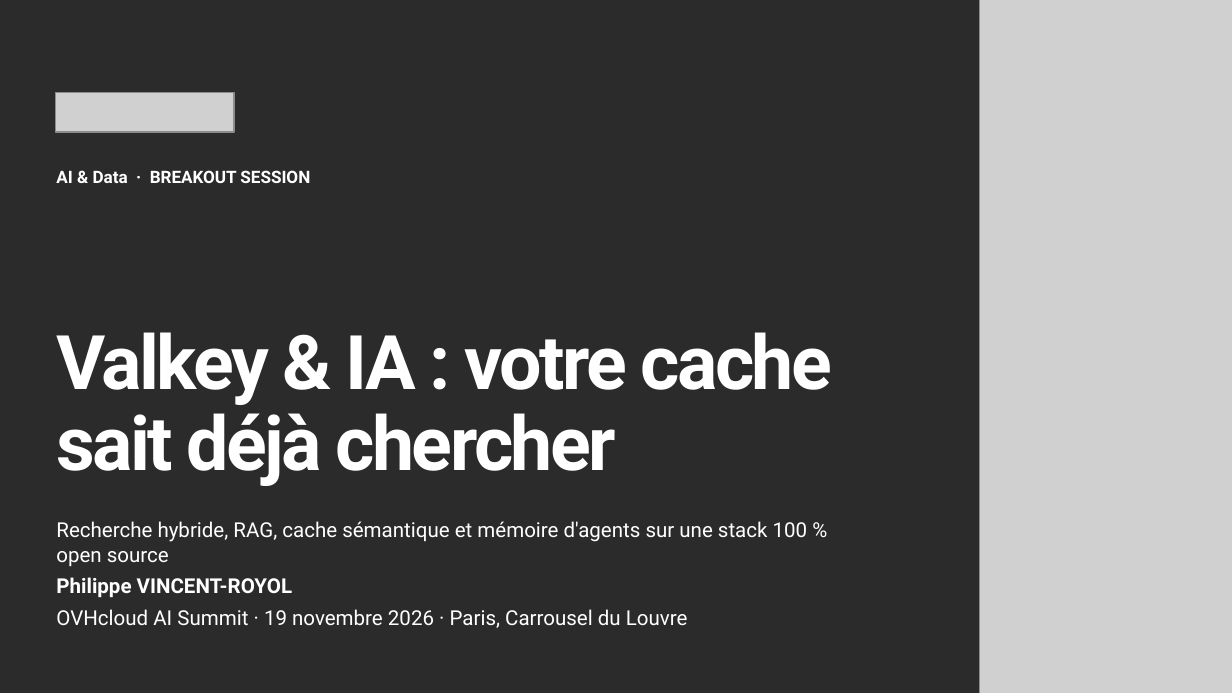
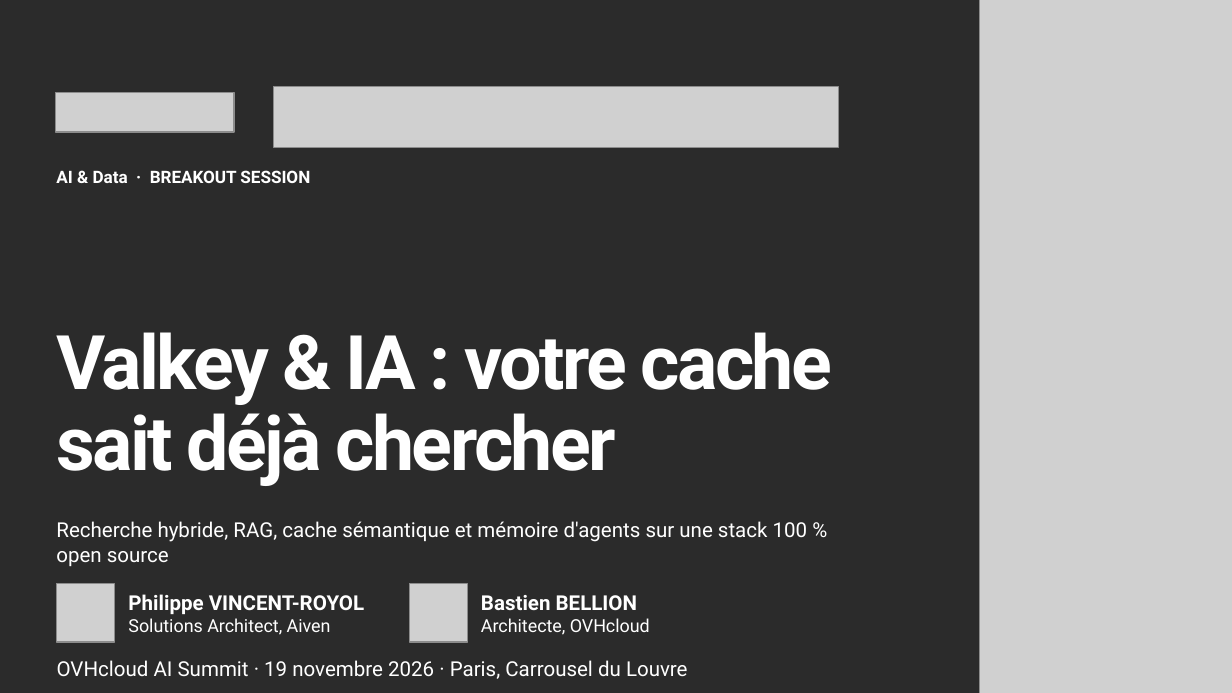
Before and after one commit to pvr-aiven/ovhaisummit2026-valkey-ai, a slide deck: slide 1 of valkey-ai-summit2026.pptx. Drawn at 1232x693 pixels with LibreOffice and Linux fonts; fonts in the diff are those of the drawing; grey boxes stand for pictures; background and template pictures are left out; a plain dark background stands for a picture behind light text. Boxes give left, top, right and bottom in pixels: in the first picture for what was removed or moved away, otherwise in the second. Text is boxed around its words. In the diff, an @@ line names an element or a change of style, - is before the commit and + after.

```diff
--- a/valkey-ai-summit2026.pptx
+++ b/valkey-ai-summit2026.pptx
@@ picture added at (x1=274, y1=86, x2=838, y2=147) @@
@@ text at (x1=56, y1=577, x2=688, y2=628): paragraphs removed @@
-Philippe VINCENT-ROYOL
-OVHcloud AI Summit · 19 novembre 2026 · Paris, Carrousel du Louvre
@@ picture added at (x1=57, y1=584, x2=115, y2=642) @@
@@ text added at (x1=128, y1=594, x2=364, y2=635), 10.5 pt, text #FFFFFF @@
+Philippe VINCENT-ROYOL
+Solutions Architect, Aiven
@@ picture added at (x1=409, y1=584, x2=467, y2=642) @@
@@ text added at (x1=481, y1=595, x2=650, y2=635), 10.5 pt, text #FFFFFF @@
+Bastien BELLION
+Architecte, OVHcloud
@@ text added at (x1=57, y1=660, x2=688, y2=679), 12 pt, text #FFFFFF @@
+OVHcloud AI Summit · 19 novembre 2026 · Paris, Carrousel du Louvre
```
Also in this commit, not shown: 35 other slides changed, 4 slides added, 1 slide removed, 20 other files.
